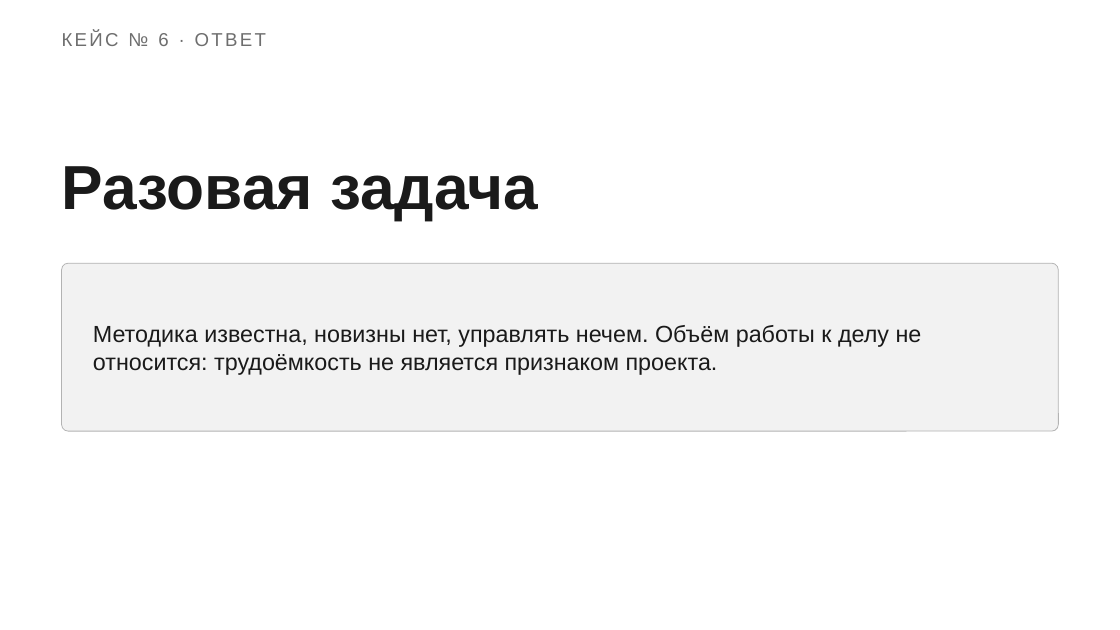
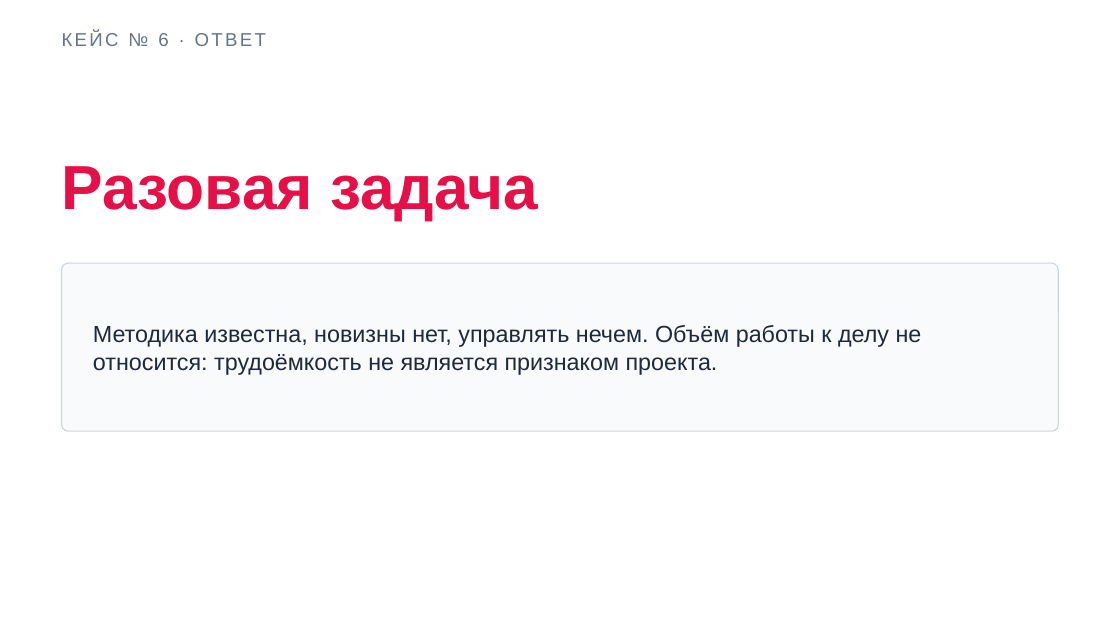
Before and after one commit to DimaMuhannad/OPD, a slide deck: slide 7 of shared/Nedelya_02_Slaydy.pptx. Drawn at 1120x630 pixels with LibreOffice and Linux fonts; fonts in the diff are those of the drawing. Boxes give left, top, right and bottom in pixels: in the first picture for what was removed or moved away, otherwise in the second. Text is boxed around its words. In the diff, an @@ line names an element or a change of style, - is before the commit and + after.

```diff
--- a/shared/Nedelya_02_Slaydy.pptx
+++ b/shared/Nedelya_02_Slaydy.pptx
@@ text "КЕЙС № 6 · ОТВЕТ" at (62,33,266,46): text colour #6E6E6E to #64748B @@
@@ text "Разовая задача" at (62,166,538,220): text colour #1A1A1A to #E70F47 @@
@@ rounded rectangle at (62,263,1058,431): fill #F2F2F2 to #F8FAFC; outline #B3B3B3 0.5 pt to #CBD5E1 0.75 pt @@
@@ text "Методика известна, новизны нет, управлять ..." at (93,325,922,375): text colour #1A1A1A to #1E293B @@
```
Also in this commit, not shown: 12 other slides changed, 2 other files.
